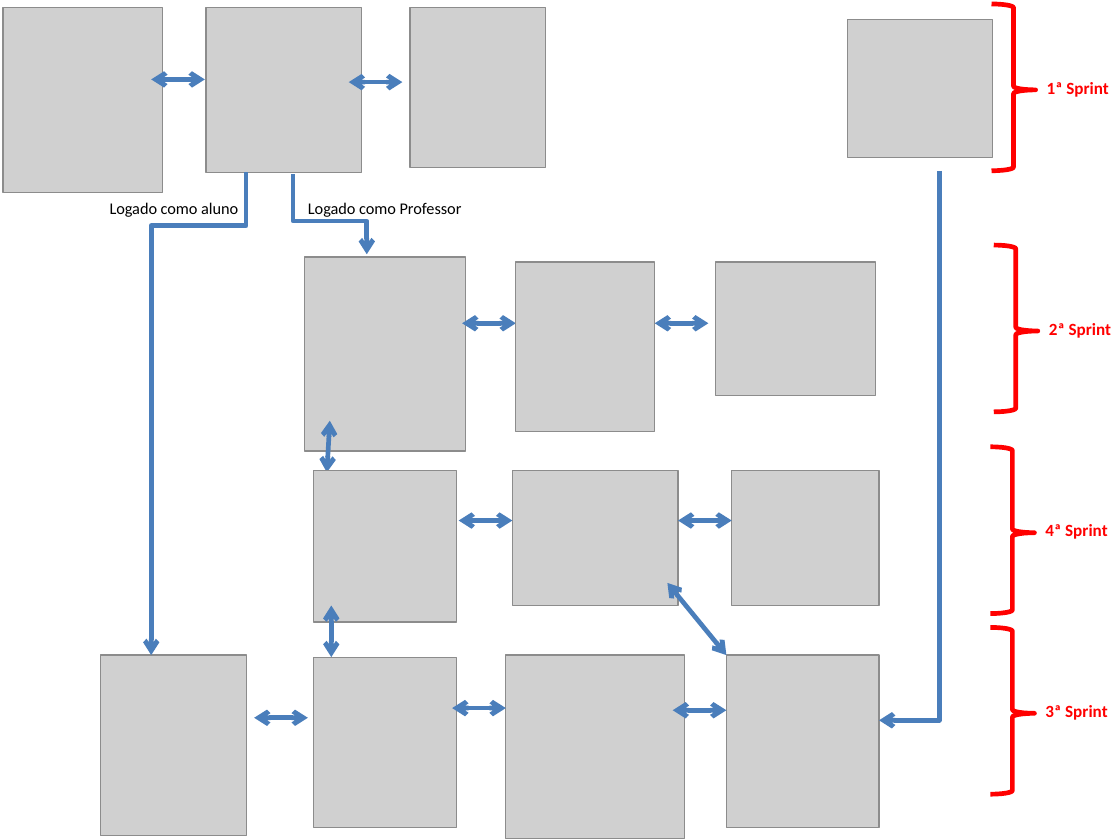
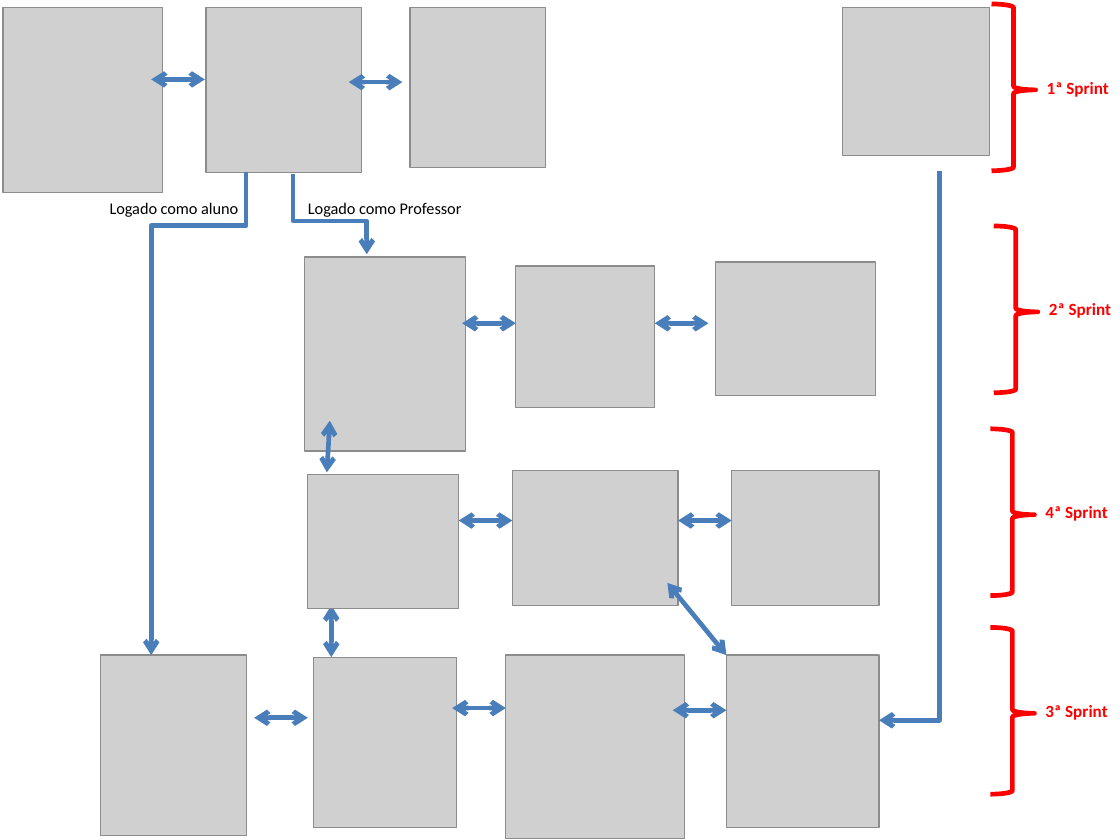
Before and after one commit to Neimarmg/PEP, a slide deck: slide 1 of Anotações/Telas sequenciais do sistema/Fluxo geral do sistema.pptm. Drawn at 1120x840 pixels with LibreOffice and Linux fonts; fonts in the diff are those of the drawing; grey boxes stand for pictures. Boxes give left, top, right and bottom in pixels: in the first picture for what was removed or moved away, otherwise in the second. Text is boxed around its words. In the diff, an @@ line names an element or a change of style, - is before the commit and + after.

```diff
--- a/Anotações/Telas sequenciais do sistema/Fluxo geral do sistema.pptm
+++ b/Anotações/Telas sequenciais do sistema/Fluxo geral do sistema.pptm
@@ picture: place and size @@
-picture at [847, 19, 992, 157]
+picture at [842, 8, 989, 156]
@@ 2 texts, 2 right braces: place and size @@
-2 texts, 2 right braces at [990, 245, 1112, 614]
+2 texts, 2 right braces at [990, 226, 1112, 596]
@@ picture: place and size @@
-picture at [516, 262, 655, 431]
+picture at [516, 267, 655, 409]
@@ picture: place and size @@
-picture at [314, 470, 457, 622]
+picture at [308, 474, 459, 608]
```
Also in this commit, not shown: 9 other files.
